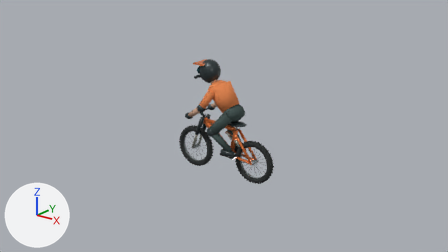
One commit to the Blender file blender/Lenzerheide.blend: the scene before it, then after it.
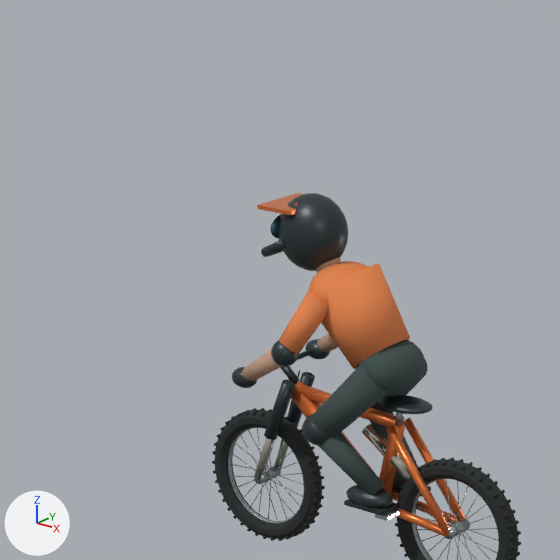
Each version appears first from the file's camera 'Trail start', and next in a close-up on the part from 25% to 64% of the width and 0% to 68% of the height. Arrows for +X, +Y and +Z are at lower left; the lights stay in place. The first two pictures are the older version.

In view in the first close-up: 'Shared rider and bike'.
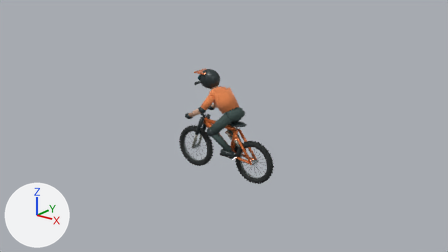
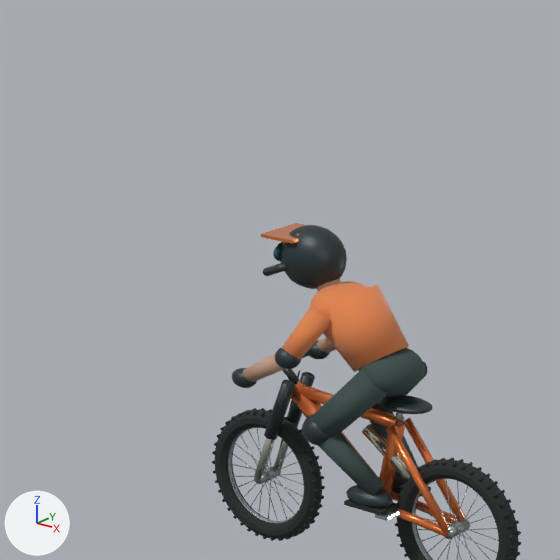
Patch to the scene script:
```diff
--- a/blender/Lenzerheide.blend.py
+++ b/blender/Lenzerheide.blend.py
@@ me_sphere_001 @@
 # used by ob_riderskin; location = (0.0, 0.0, 0.0)
-me_sphere_001.from_pydata(...)  # 3598 vertices, 3608 faces; spans x -0.46..0.46, y -0.42..0.67, z 0.48..2.27
+me_sphere_001.from_pydata(...)  # 3598 vertices, 3608 faces; spans x -0.43..0.43, y -0.42..0.67, z 0.48..2.08
+# me_sphere_001 part 1: the loose piece of 222 vertices spanning x -0.23..0.23, y -0.42..-0.06, z 1.15..1.49 is scaled about its middle by (0.959, 1, 0.834), then moved by (0.0, 0.0, -0.02)
+# me_sphere_001 part 2: the loose piece of 48 vertices spanning x -0.24..0.24, y -0.32..0.3, z 1.28..1.9 is scaled about its middle by (0.931, 1, 0.82), then moved by (0.0, 0.0, -0.07)
+# me_sphere_001 part 3: the loose piece of 222 vertices spanning x -0.25..0.25, y -0.07..0.29, z 1.57..1.89 is scaled about its middle by (0.93, 1, 0.82), then moved by (0.0, 0.0, -0.1)
+# me_sphere_001 part 4: the loose piece of 222 vertices spanning x -0.08..0.08, y 0.15..0.31, z 1.77..1.97 is scaled about its middle by (0.912, 1, 0.82), then moved by (0.0, 0.0, -0.12)
+# me_sphere_001 part 5: the loose piece of 222 vertices spanning x -0.19..0.19, y 0.12..0.56, z 1.81..2.27 is scaled about its middle by (0.87, 1, 0.82), then moved by (0.0, 0.0, -0.15)
+# me_sphere_001 part 6: the loose piece of 222 vertices spanning x -0.17..0.17, y 0.49..0.55, z 1.97..2.14 is scaled about its middle by (0.86, 1, 0.82), then moved by (0.0, 0.0, -0.15)
+# me_sphere_001 part 7: the loose piece of 56 vertices spanning x -0.19..0.19, y 0.35..0.6, z 2.18..2.2 is scaled about its middle by (0.86, 1, 0.82), then moved by (0.0, 0.0, -0.18)
+# me_sphere_001 part 8: the loose piece of 24 vertices spanning x -0.19..-0.09, y 0.42..0.62, z 1.87..2.02 is scaled about its middle by (0.812, 1, 0.82), then moved by (0.02, 0.0, -0.13)
+# me_sphere_001 part 9: the loose piece of 40 vertices spanning x -0.44..-0.14, y 0.04..0.32, z 1.37..1.77 is scaled about its middle by (0.93, 1, 0.82), then moved by (0.02, 0.0, -0.07)
+# me_sphere_001 part 10: the loose piece of 222 vertices spanning x -0.46..-0.3, y 0.17..0.33, z 1.33..1.49 is scaled about its middle by (0.93, 1, 0.82), then moved by (0.03, 0.0, -0.04)
+# me_sphere_001 part 11: all 41 vertices in x -0.38..-0.32, y 0.55..0.63, z 1.23..1.24 are moved by (0.0, 0.0, -0.01)
+# me_sphere_001 part 12: all 41 vertices in x 0.32..0.38, y 0.55..0.63, z 1.23..1.24 are moved by (0.0, 0.0, -0.01)
+# me_sphere_001 part 13: 34 of the vertices in x -0.28..0.28, y -0.33..-0.16, z 1.24..1.38 are scaled about their middle by (0.96, 1, 0.82), then moved by (0.0, 0.0, -0.02)
+# me_sphere_001 part 14: 20 of the vertices in x -0.44..-0.32, y 0.21..0.29, z 1.36..1.46 are moved by (0.03, 0.0, -0.04)
+# me_sphere_001 part 15: 20 of the vertices in x 0.32..0.44, y 0.21..0.29, z 1.36..1.46 are moved by (-0.03, 0.0, -0.04)
+# other edits to the shape of me_sphere_001 do not show in these pictures
 me_sphere_001.materials.append(mat_reinforced_charcoal_trousers)
```

Location of each change, [x1, y1, x2, y2] in pixels of the close-ups (560 x 560 px; the box of a moved part takes in the faces that stretch with it):
'Shared rider and bike', reshaped
    before: [212, 193, 521, 560]
    after: [212, 223, 521, 560]
part 1 of me_sphere_001, moved or reshaped
    before: [358, 340, 425, 397]
    after: [359, 348, 424, 397]
part 2 of me_sphere_001, moved or reshaped
    before: [321, 264, 410, 369]
    after: [323, 285, 409, 372]
part 3 of me_sphere_001, moved or reshaped
    before: [309, 261, 367, 304]
    after: [310, 281, 368, 318]
part 4 of me_sphere_001, moved or reshaped
    before: [316, 257, 341, 273]
    after: [317, 278, 340, 292]
part 5 of me_sphere_001, moved or reshaped
    before: [278, 193, 348, 271]
    after: [281, 225, 347, 289]
part 6 of me_sphere_001, moved or reshaped
    before: [270, 214, 281, 239]
    after: [273, 242, 283, 262]
part 7 of me_sphere_001, moved or reshaped
    before: [257, 193, 303, 215]
    after: [261, 223, 305, 243]
part 8 of me_sphere_001, moved or reshaped
    before: [261, 239, 285, 257]
    after: [263, 263, 288, 276]
part 9 of me_sphere_001, moved or reshaped
    before: [279, 291, 329, 354]
    after: [282, 307, 331, 359]
part 10 of me_sphere_001, moved or reshaped
    before: [271, 340, 299, 367]
    after: [275, 347, 301, 369]
part 11 of me_sphere_001, moved or reshaped
    before: [236, 367, 245, 373]
    after: [235, 368, 246, 374]
part 12 of me_sphere_001, moved or reshaped
    before: [309, 339, 319, 345]
    after: [313, 340, 320, 346]
part 13 of me_sphere_001, moved or reshaped
    before: [311, 358, 428, 437]
    after: [312, 362, 428, 437]
part 14 of me_sphere_001, moved or reshaped
    before: [242, 349, 282, 381]
    after: [243, 353, 284, 382]
part 15 of me_sphere_001, moved or reshaped
    before: [317, 333, 338, 352]
    after: [317, 338, 336, 353]
